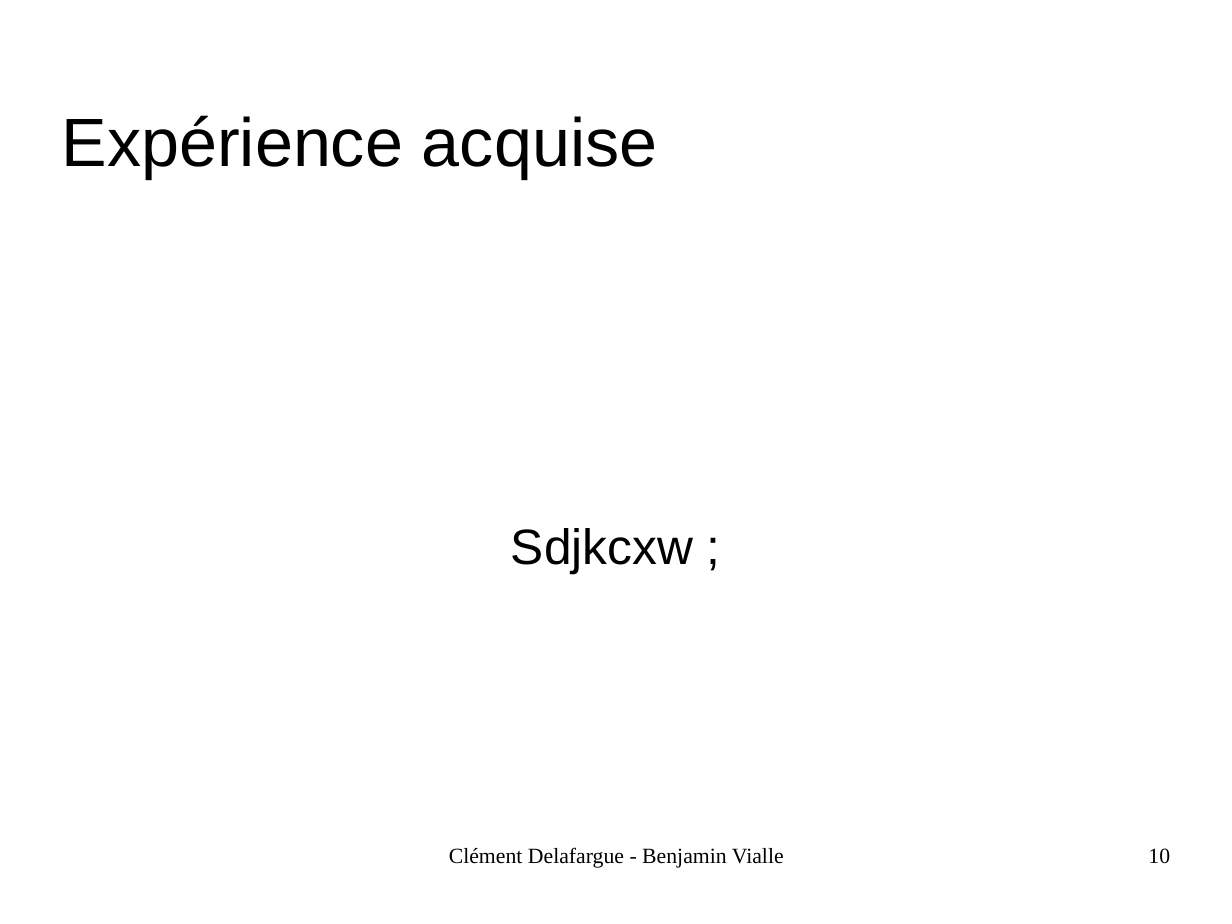
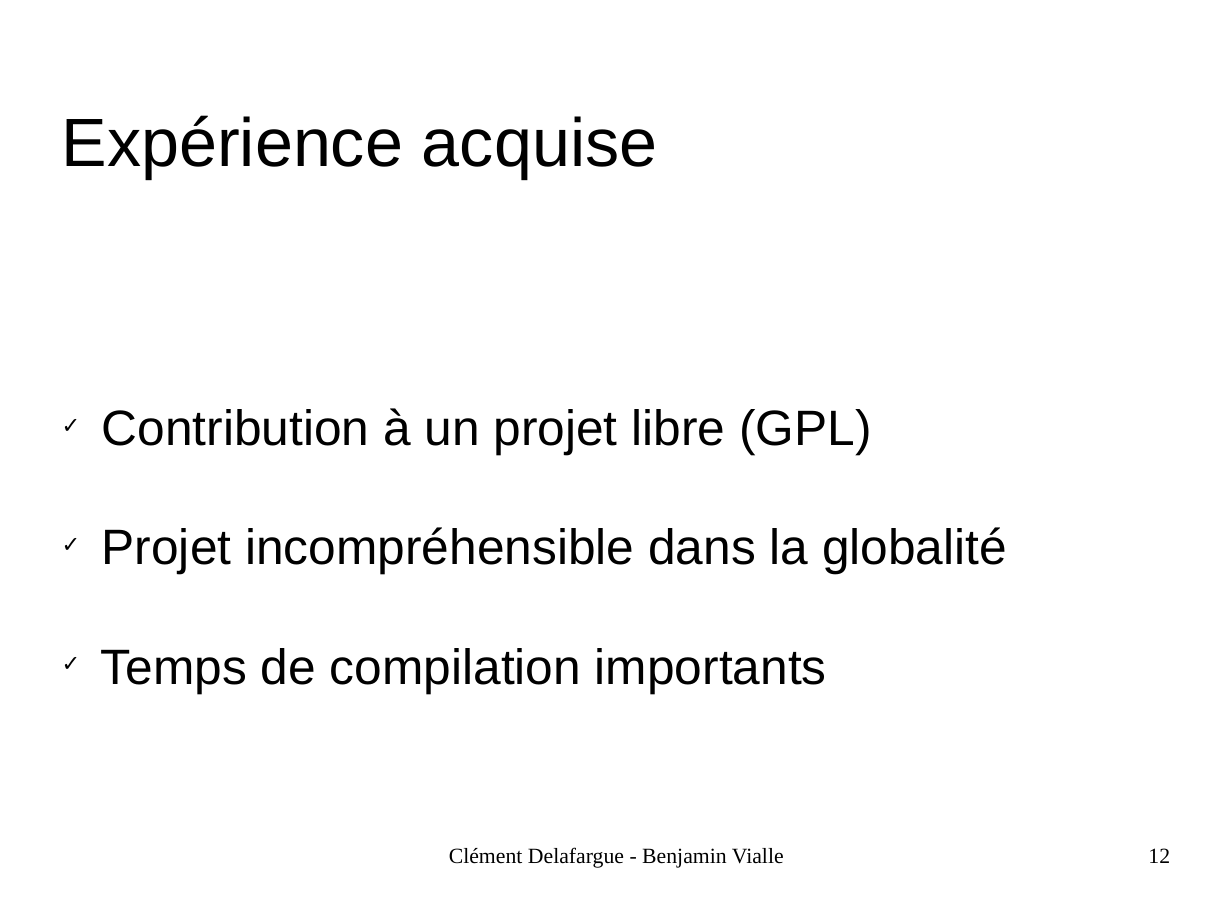
Before and after one commit to divarvel/PAPPL-OOo4Kids-Documents, a slide deck: slide 12 of SOUTENANCE/OOo4Kids.odp (slide 10 before the commit). Drawn at 1232x924 pixels with LibreOffice and Linux fonts; fonts in the diff are those of the drawing; background and template pictures are left out. Boxes give left, top, right and bottom in pixels: in the first picture for what was removed or moved away, otherwise in the second. Text is boxed around its words. In the diff, an @@ line names an element or a change of style, - is before the commit and + after.

```diff
--- a/SOUTENANCE/OOo4Kids.odp
+++ b/SOUTENANCE/OOo4Kids.odp
@@ subtitle at (101, 408, 1007, 693): text changed @@
-Sdjkcxw ;
+✓ Contribution à un projet libre (GPL)
+✓ Projet incompréhensible dans la globalité
+✓ Temps de compilation importants
@@ page number at (1148, 848, 1170, 863): text changed @@
-10
+12
```
Also in this commit, not shown: 3 other slides changed, 2 slides added.
